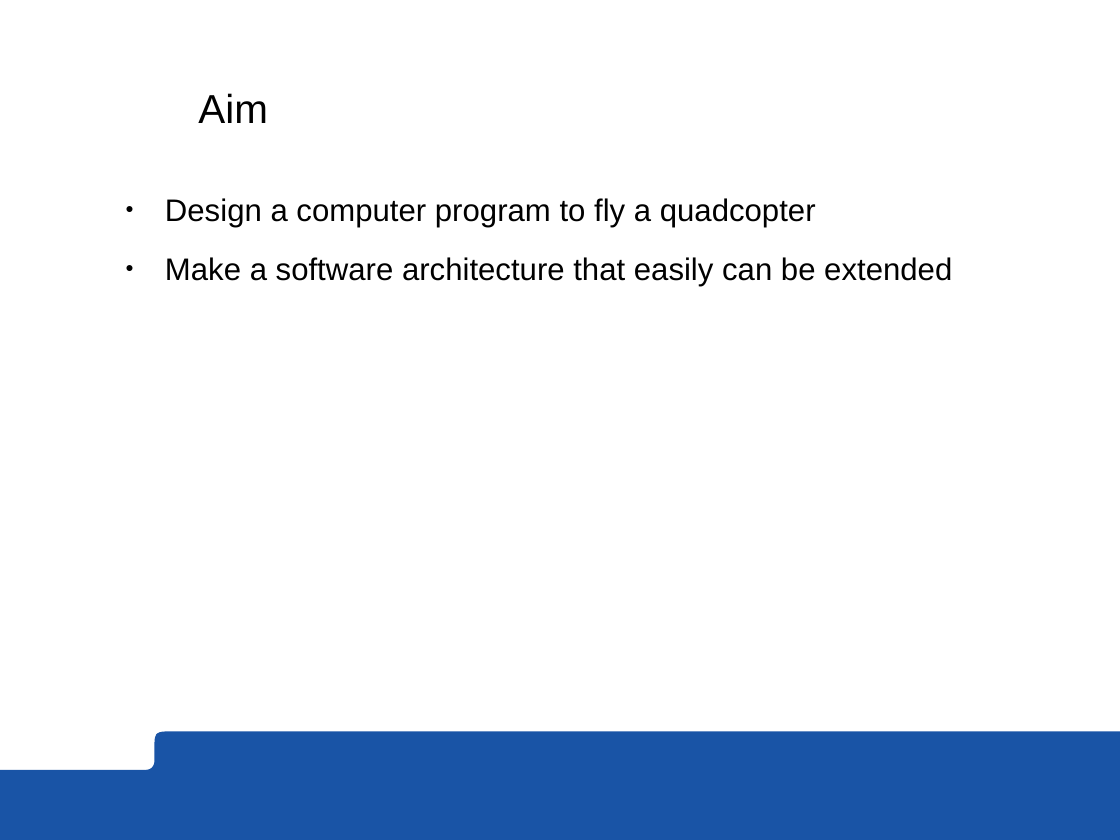
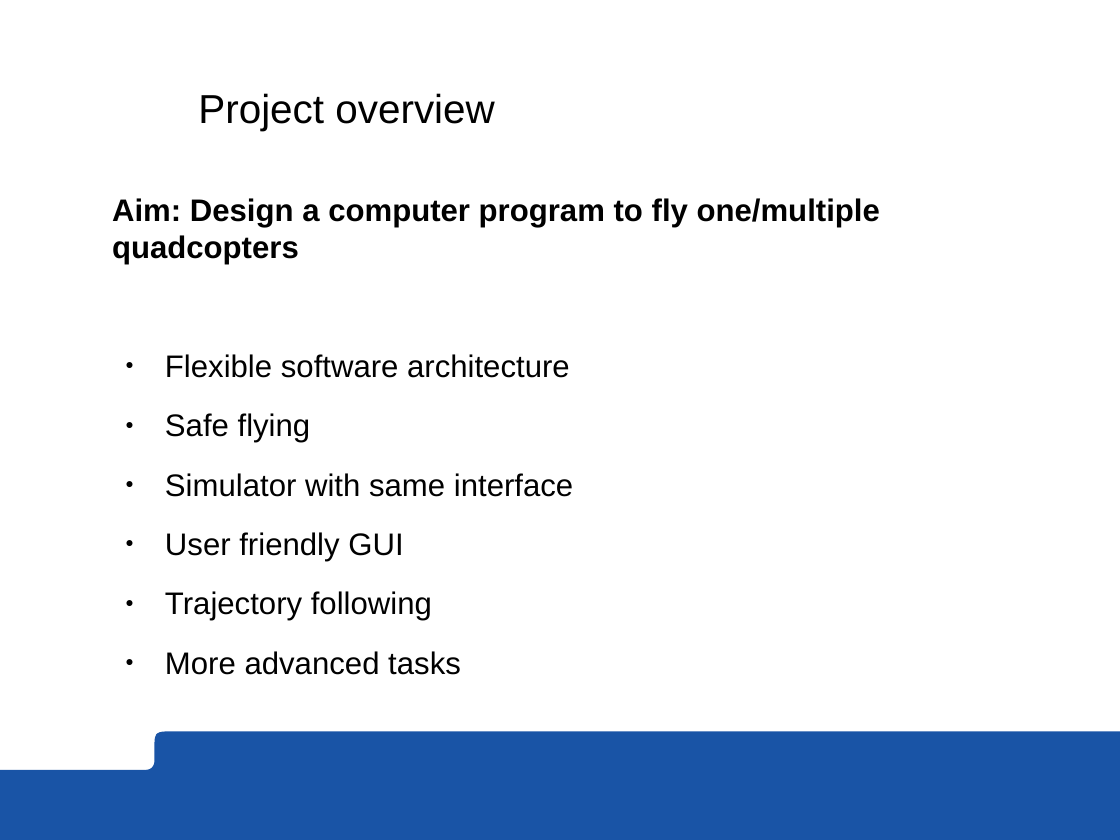
Before and after one commit to roussePaul/kampala, a slide deck: slide 2 of presentation/presentation.odp. Drawn at 1120x840 pixels with LibreOffice and Linux fonts; fonts in the diff are those of the drawing; background and template pictures are left out. Boxes give left, top, right and bottom in pixels: in the first picture for what was removed or moved away, otherwise in the second. Text is boxed around its words. In the diff, an @@ line names an element or a change of style, - is before the commit and + after.

```diff
--- a/presentation/presentation.odp
+++ b/presentation/presentation.odp
@@ title at [198,93,495,131]: text changed @@
-Aim
+Project overview
@@ text at [112,198,880,675]: text changed @@
-● Design a computer program to fly a quadcopter
-● Make a software architecture that easily can be extended
+Aim: Design a computer program to fly one/multiple quadcopters
+● Flexible software architecture
+● Safe flying
+● Simulator with same interface
+● User friendly GUI
+● Trajectory following
+● More advanced tasks
```
Also in this commit, not shown: 7 other slides changed, 1 slide added, 1 slide removed, 1 other file.
